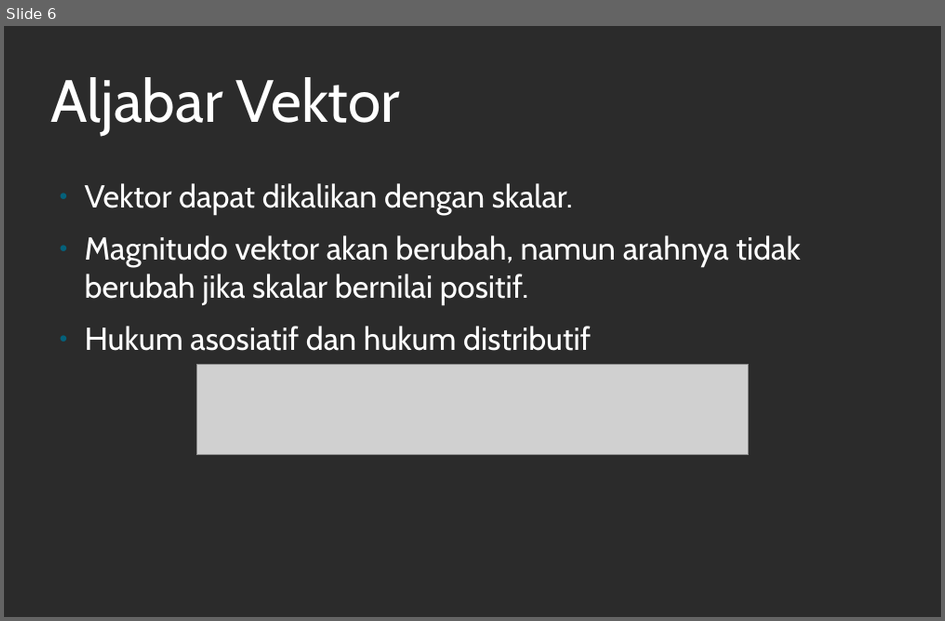
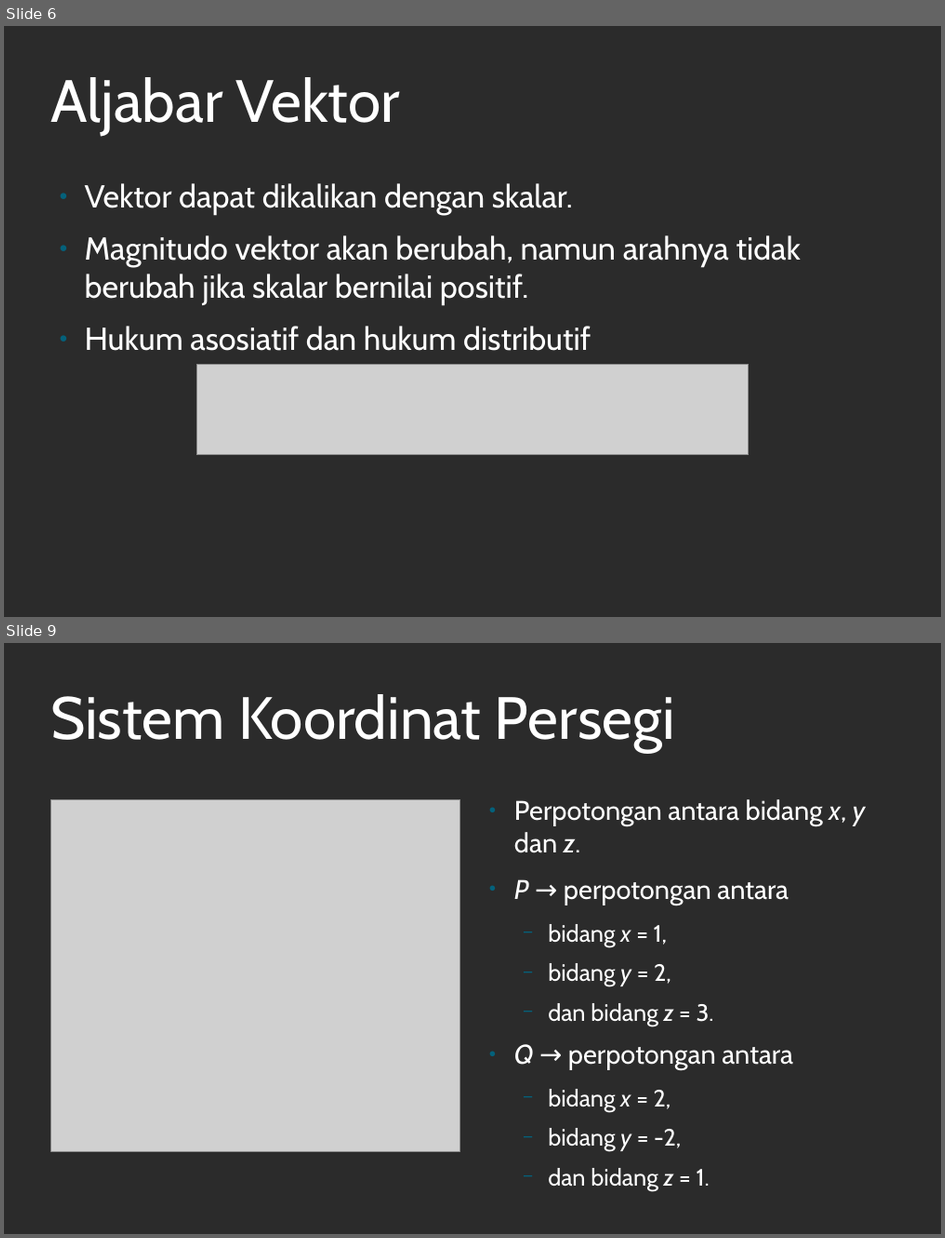
Before and after one commit to miftanurfarid/EL1208_medan_elektromagnetik, a slide deck: 01_analisis_vektor.odp. Shown one above the other, each under a label of ours: slide 6 before the commit, slides 6 and 9 after it; the slides between them are not shown. The pictures are 945x621 and 945x1238 pixels, drawn with LibreOffice and Linux fonts; fonts in the diff are those of the drawing; grey boxes stand for pictures; background and template pictures are left out; a plain dark background stands for a picture behind light text. Boxes give left, top, right and bottom in pixels: in the first picture for what was removed or moved away, otherwise in the second. Text is boxed around its words. In the diff, an @@ line names an element or a change of style, - is before the commit and + after.

```diff
--- a/01_analisis_vektor.odp
+++ b/01_analisis_vektor.odp
@@ slide 9 added at box(4, 643, 941, 1234), background picture (left out) @@
@@ title added at box(50, 694, 675, 753), 60 pt, text #FFFFFF @@
+Sistem Koordinat Persegi
@@ picture added at box(51, 799, 461, 1151) @@
@@ text added at box(515, 799, 865, 1191), 27.2 pt, text #FFFFFF @@
+● Perpotongan antara bidang x, y dan z.
+● P → perpotongan antara
+  − bidang x = 1,
+  − bidang y = 2,
+  − dan bidang z = 3.
+● Q → perpotongan antara
+  − bidang x = 2,
+  − bidang y = -2,
+  − dan bidang z = 1.
```
Also in this commit, not shown: 1 slide changed, 2 other slides added.
